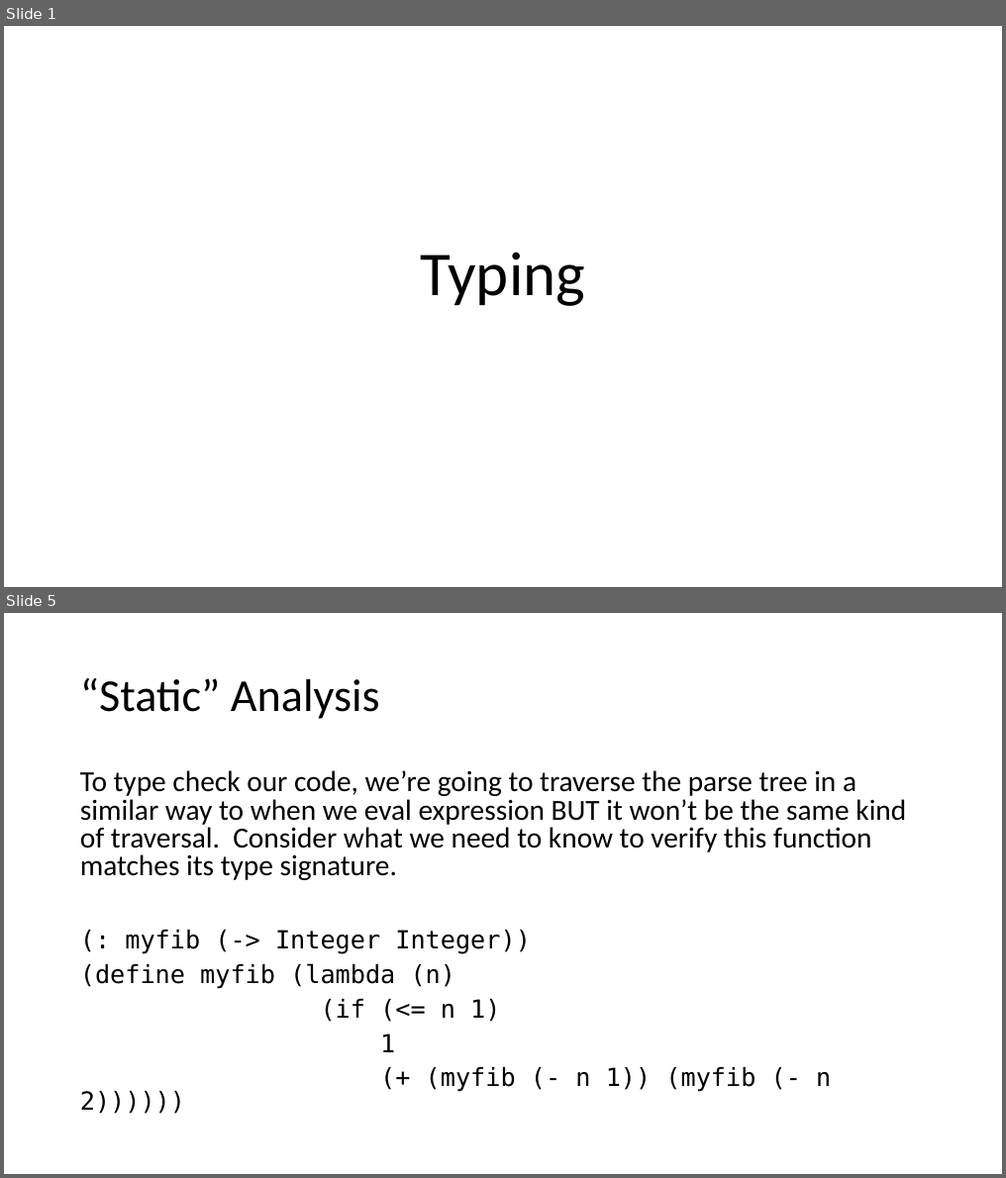
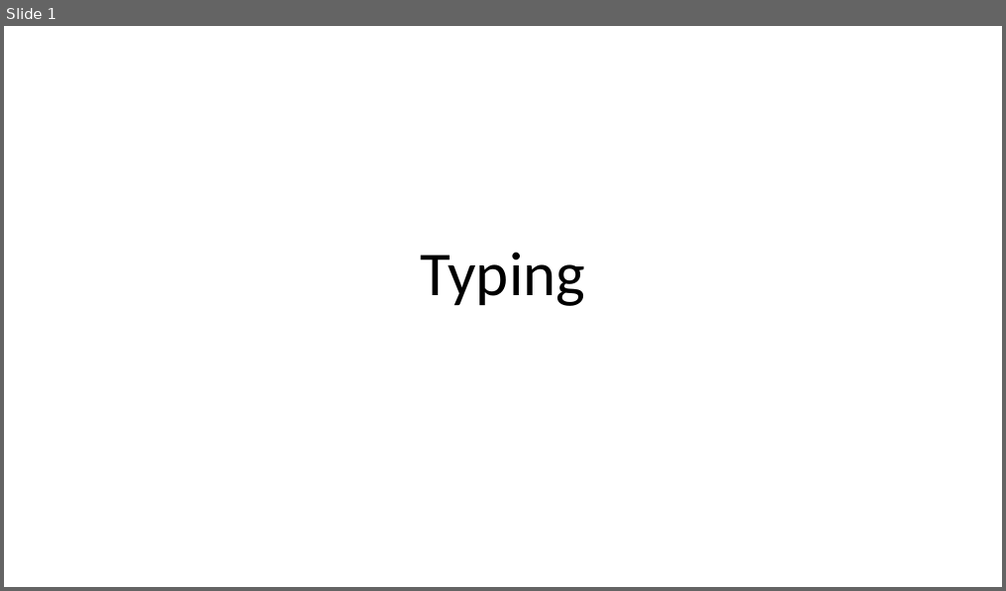
Before and after one commit to RHIT-CSSE/csse304, a slide deck: ClassMaterials/Typing/Typing.pptx. Shown one above the other, each under a label of ours: slides 1 and 5 before the commit, slide 1 after it; the slides between them are not shown. The pictures are 1006x1178 and 1006x591 pixels, drawn with LibreOffice and Linux fonts; fonts in the diff are those of the drawing. Boxes give left, top, right and bottom in pixels: in the first picture for what was removed or moved away, otherwise in the second. Text is boxed around its words. In the diff, an @@ line names an element or a change of style, - is before the commit and + after.

```diff
--- a/ClassMaterials/Typing/Typing.pptx
+++ b/ClassMaterials/Typing/Typing.pptx
@@ slide 5 removed at [4, 613, 1002, 1174], background #FFFFFF @@
@@ title removed at [80, 678, 380, 719] @@
-“Static” Analysis
@@ text removed at [80, 770, 906, 1114] @@
-To type check our code, we’re going to traverse the parse tree in a similar way to when we eval expression BUT it won’t be the same kind of traversal. Consider what we need to know to verify this function matches its type signature.
-(: myfib (-> Integer Integer))
-(define myfib (lambda (n)
-(if (<= n 1)
-1
-(+ (myfib (- n 1)) (myfib (- n 2))))))
```
Also in this commit, not shown: 1 slide added.
